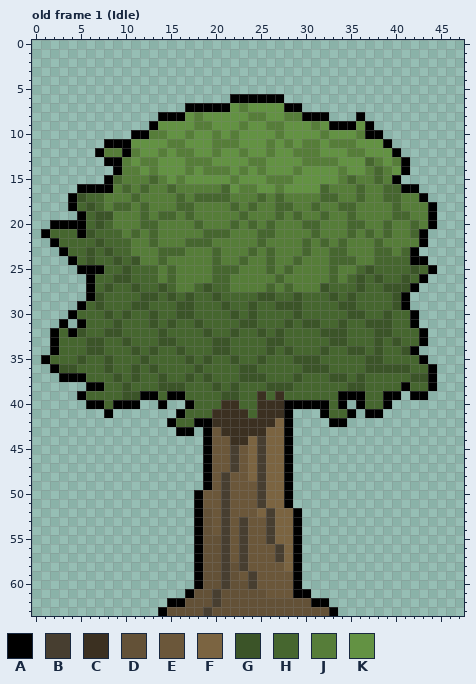
Pixel-art file: src/unfinished/piskel files/static-objects/true-tree-a.aseprite. The first picture shows the starting point.
48x64 pixels, 31 frames. Shown: old frame 1 (Idle). The commit also changed other frames, which this record leaves out.
Palette (. is transparent): A #000000  B #473e30  C #3b3021  D #635137  E #6b573a  F #7b6441  G #3b5428  H #46662f  J #567d39  K #639243
Pixels before, old frame 1 (Idle), first column x 1:
 6 .....................AAAAAA.................
 7 ................AAAAAKJKKKKAA...............
 8 .............AAAKJKKKKKJJKKJJAAA...A........
 9 ............AKKKKJJKKKJKKJJKKKJKAAAKA.......
10 ..........AAJJKKJKKJKJKKKKJKKKKJKKKJAA......
11 .......AAAKKKKJJKKKJJJKKKJKJKJJKJJJKKKA.....
12 ......AJJAJKKJKJJKKJKKJKKJKKJJJKKKJJKKKA....
13 .......AAJKJJKKKJJJKKKKJJKKKKJJJJKKKHJKJA...
14 ........AJJKJKKKJKJJJKJKJKKKJKKKKJKKJHJKA...
15 .......AHJJJHJKJKKKKKJKKKJJJKKKKKJHJJHJA....
16 ....AAAAJHJHJJHJJJJJHKJJKKJKKKKHJJJHJJHHAA..
17 ...AGHHJJJHJJJJHJHHHHJJJHJHJJJJHHJJHJJHHJJA.
18 ...AHGHJHHJHJJJHHJJJJHJHJJHHJJHJJHHJJJJHJJJA
19 ....AHGGJJJHJHHJHJJJJJHJJJHJHJJHJJHJJJJHHJJA
20 .AAAAHGHJJJHHJJJJHJJJHJHJHJJJHHJJJHHJJHJJHJA
21 AHHHAGHHHJHJHJJJJJHHHJJJHHJJJJHJJJHJHJHJJHA.
22 .AHHHHGHHHJJHJJJHHHJJJJJHJJJJHJHJHJJJHJJJJA.
23 ..AHHGHGHHJJJHHHJJJHJJJHJHJJJHJJHHJJJHHJHA..
24 ...AHGHHGHGJJHJJJJJHJJHJJHJJHJJJHHHJJHHHHAA.
25 ....AAAHHGHHHJHJJJJHHHJJJHJHJJJJHJJHGHHHHGHA
26 .....AHHGGHHHJHJJJJHHJJJJJHJJJJJHJHGHGHHGHA.
27 .....AHGHHGHHGHJJHGHHJJJJHJHJJJGHHHGHHGGGA..
28 .....AGHHHHGGHGHGHHGHHHHGGHHGHHHGHGHHHHGA...
29 ....AHGHHHGGHHHGGHHHGHHGHHGGGHHHHGGHHHHGA...
30 ...AHHHGHGHHGHHGGHHHHGHGHHHHGHHHHHGGHHGHHA..
31 ..A.AHHHGHHHGHGHHGHHHHGGHHHGHGGHHGHHGGGHHA..
32 .AHAGHHGGHHHHGHHHHGHHGHHGHGHHHHGGGHHHGGHHHA.
33 .AHHHGGHHGHHHGGHHHHGGHHHHGGHHHHHGGHHHGHGHHA.
34 .AHHHGGHHHGHGHHGHHHGGHHHHGHGHHHGHHGGHGHHGA..
35 AHHHGHHGHHHGHHHHGHGHHGHHGHHHGGGHHHHHGGHHHHA.
36 .AGGHHHGHHGHGHHHHGHHHHGGHHHHHGGGHHHHGGGGGHHA
37 ..AAAHHHGHGHHGHHGHGHHHGGGHHHGHHHGGHGHHHHHGGA
38 .....AAHHGHHHGGGHHHGHGHHHGGGHHHHHHGGHHHHAHHA
39 ....AHHHHGGAAHAAHHHHGGHHCHCHHHHHHAAAHHAA.AA.
40 .....AAHAAA..A..AHHHCCHHCCCAAAAAHA.AHHA.....
41 .......A.......AHHHCCCCHCCCA...AHHA.AA......
42 ..............AHHAACCCCCCCFA....AA..........
43 ...............AA.AECCCCCFFA................
44 ..................AEECCFBFFA................
45 ..................AEEBEFBFFA................
46 ..................AEEBEFBFFA................
47 ..................AEEBEFBFFA................
48 ..................AEBEEFBFFA................
49 ..................AEBEEEBFFA................
50 .................AEEBEEEBFFA................
51 .................AEEBEEEBFFA................
52 .................ADEBEEEFBFFA...............
53 .................ADEBEBEEBFFA...............
54 .................ADEBEBEEBFFA...............
55 .................ADDBEBEEBFFA...............
56 .................ADDBEBEEEBFA...............
57 .................ADDBEBEEEBFA...............
58 .................ADDBDBEEEEFA...............
59 .................ADDBDEBEEEEA...............
60 .................ADDBDDBEEEEA...............
61 ................ADDBDDDDDEEEAA..............
62 ..............AADDDBDDDDDDDDDDAA............
63 .............ADDDDBDDDDDDDDDDDDDA...........
The same view after the edit:
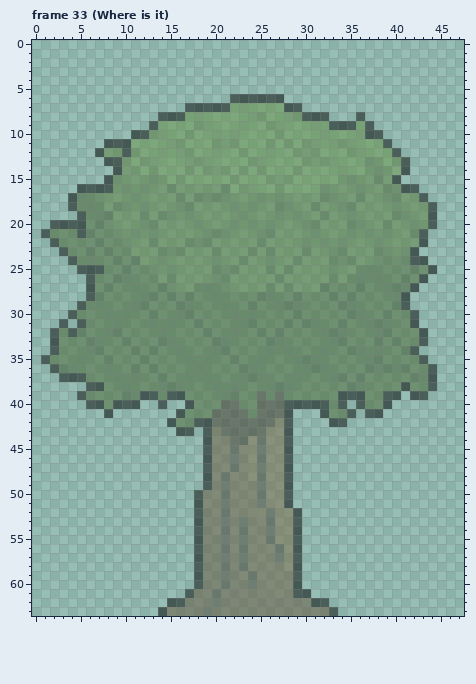
A new or re-ordered frame is compared with the old frame closest to it.
Author's note on the commit: not but seriously, where is tree
Change:
frames 31 -> 33
colour A: #000000 -> #00000080
colour B: #473e30 -> #473e3080
colour C: #3b3021 -> #3b302180
colour D: #635137 -> #63513780
colour E: #6b573a -> #6b573a80
colour F: #7b6441 -> #7b644180
colour G: #3b5428 -> #3b542880
colour H: #46662f -> #46662f80
colour J: #567d39 -> #567d3980
colour K: #639243 -> #63924380
Pixel boxes of the changes (left, top, right, bottom) in both pictures:
changed: (41, 94, 437, 616)
